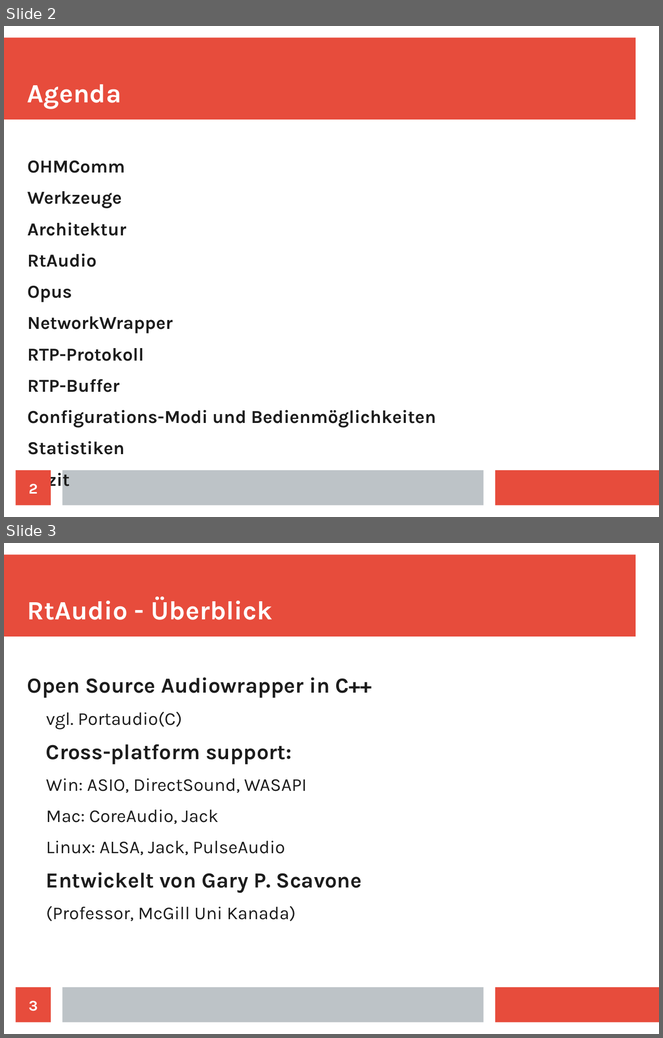
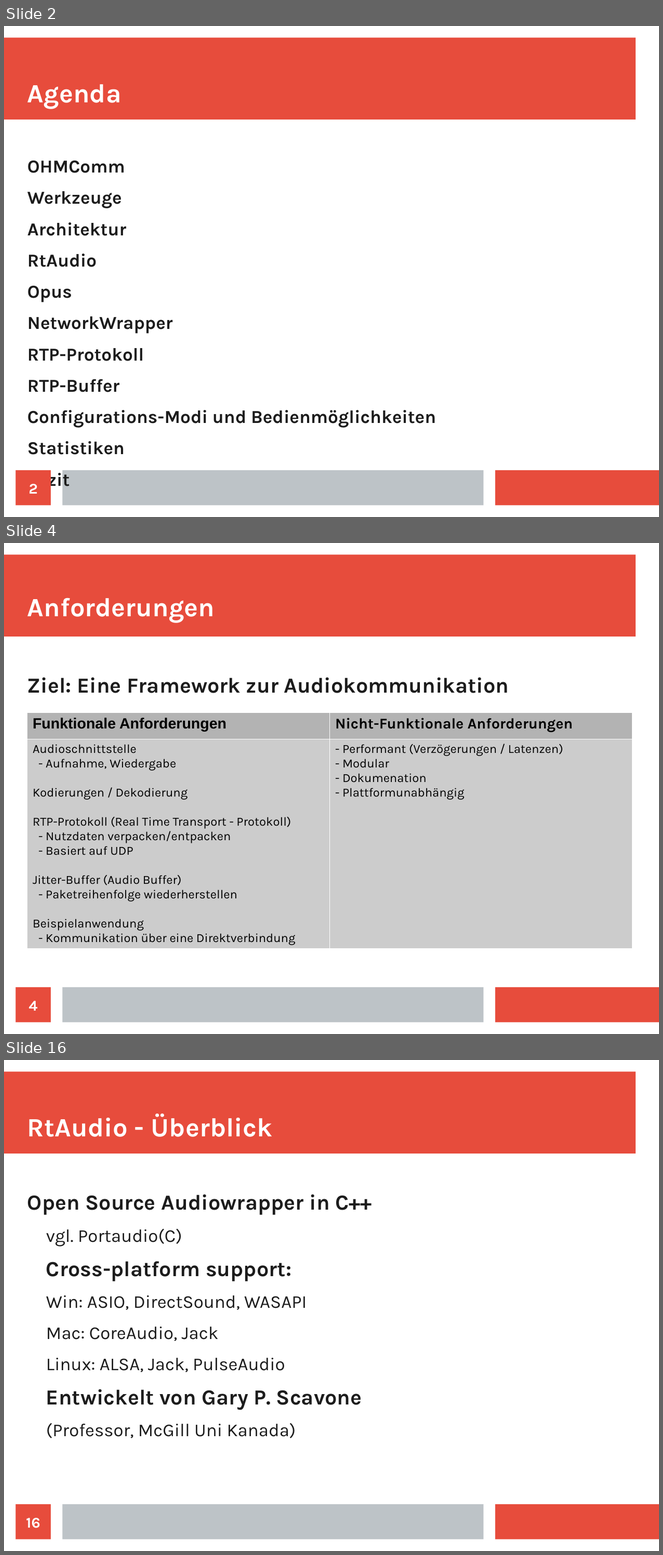
Before and after one commit to doe300/OHMComm, a slide deck: documents/OHMCommPres.odp. Shown one above the other, each under a label of ours: slides 2 and 3 before the commit, slides 2, 4 and 16 after it; the slides between them are not shown. The pictures are 663x1038 and 663x1555 pixels, drawn with LibreOffice and Linux fonts; fonts in the diff are those of the drawing. Boxes give left, top, right and bottom in pixels: in the first picture for what was removed or moved away, otherwise in the second. Text is boxed around its words. In the diff, an @@ line names an element or a change of style, - is before the commit and + after.

Commit message:
Updated Presentation

```diff
--- a/documents/OHMCommPres.odp
+++ b/documents/OHMCommPres.odp
@@ slide 4 added at [4,543,659,1034], background #FFFFFF; not listed: 3 template elements that a slide beside it also shows @@
@@ title added at [27,598,215,623], 32 pt, text #FFFFFF, bold @@
+Anforderungen
@@ text added at [27,677,509,693], 26 pt, text #1C1C1C, bold @@
+Ziel: Eine Framework zur Audiokommunikation
@@ table added at [26,713,632,948], 2 rows, 2 columns @@
+Funktionale Anforderungen | Nicht-Funktionale Anforderungen
+Audioschnittstelle / - Aufnahme, Wiedergabe / Kodierungen / Dekodierung / RTP-Protokoll (Real Time Transport - Protokoll) / - Nutzdaten verpacken/entpacken / - Basiert auf UDP / Jitter-Buffer (Audio Buffer) / - Paketreihenfolge wiederherstellen / Beispielanwendung / - Kommunikation über eine Direktverbindung | - Performant (Verzögerungen / Latenzen) / - Modular / - Dokumenation / - Plattformunabhängig
@@ page number added at [16,988,51,1023], fill #E74C3C, 18 pt, text #FFFFFF, bold @@
+4
@@ what was slide 3 is now slide 16 @@
@@ page number at [26,1518,40,1529]: text changed @@
-3
+16
```
Also in this commit, not shown: 12 other slides added.
